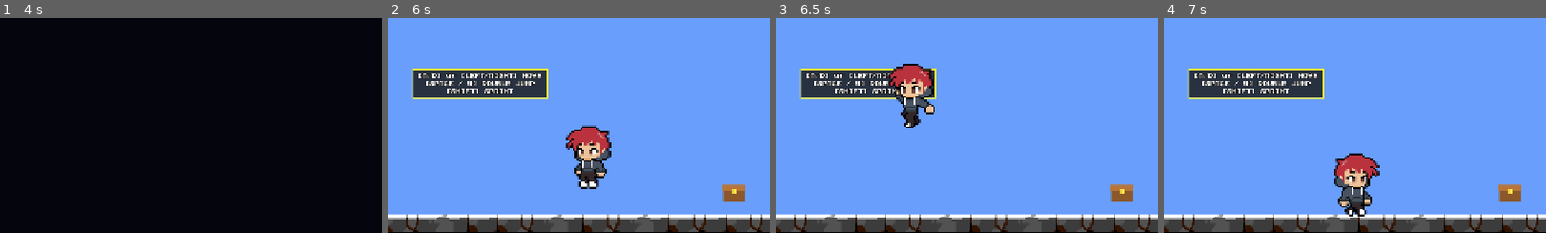
Above: before the commit, frames 1-4 (left to right).
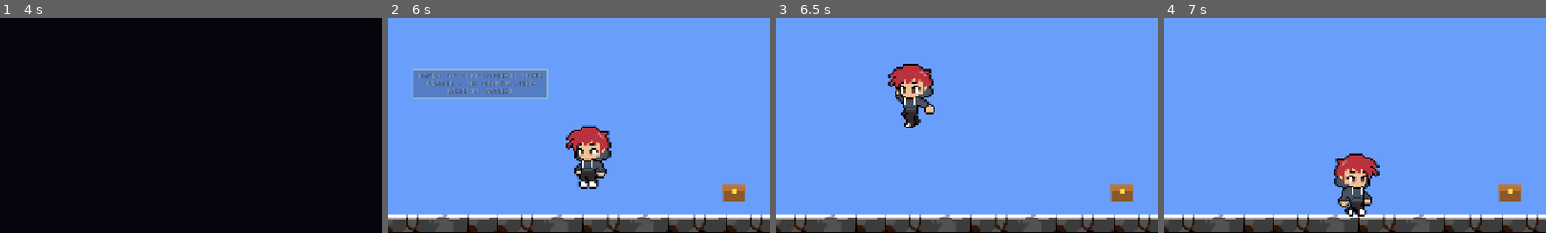
Above: after the commit, the same moments.

Repository: alijundev/no-signal-connect
Game: Godot game, scene res://scenes/main_menu.tscn
Same seed, same stepped clock (60 frames per second), same inputs: the game is played once before the commit and once after it. Sound files missing from this copy of the repository are replaced by a short silence.
Inputs (mouse positions are % of the whole screen's width and height, from its top left):
- Up to frame 1 (4 s): tap Enter (ui_accept) at 0.5 s; move the mouse to (72, 45) at 0.52 s; hold E (interact) 0.53-1.28 s; hold D (move_right) 0.53-2.03 s; click (72, 45) at 0.67 s; tap W (jump) at 0.77, 0.8, 1.07, 1.35, 1.52, 1.82, 2.3 s; move the mouse to (30, 55) at 1.27 s; tap E (interact) at 1.55 s; move the mouse to (60, 28) at 2.02 s; hold A (move_left) 2.03-2.75 s; hold E (interact) 2.03-2.75 s; click "PLAY" at 2.75 s; click "SKIP [ESC]" at 3.5 s
- Up to frame 2 (6 s): move the mouse to (45, 70) at 4.27 s; hold D (move_right) 4.28-5.78 s; tap Shift (sprint) at 4.35 s; click (45, 70) at 4.42 s; tap W (jump) at 4.52, 4.82, 5.27, 5.3, 5.57, 5.85 s; tap E (interact) at 4.55 s; move the mouse to (80, 65) at 5.02 s; hold E (interact) 5.03-5.78 s; move the mouse to (20, 35) at 5.77 s; hold A (move_left) from 5.78 s (still down)
- Up to frame 3 (6.5 s): keep holding A (move_left); tap W (jump) at 6.02, 6.32 s; tap E (interact) at 6.05 s
- Up to frame 4 (7 s): move the mouse to (55, 50) at 6.52 s; release A (move_left) at 6.53 s; hold D (move_right) from 6.53 s (still down); hold E (interact) from 6.53 s (still down); click (55, 50) at 6.67 s; tap W (jump) at 6.8 s
The pictures show only the part of the screen within x 0-50%, y 22-72%; the shares and areas given below are measured in that part.

Frame 1 is identical in both runs. In frame 2, 5.1% of the frame differs, in the area x 6-42%, y 23-38%; in frame 3, 3.7%; in frame 4, 5.1%.

Commit message:
feat: buat tutorial interaktif bertahap dengan auto-dismiss
- WorldHint kini otomatis memudar & hilang setelah aksi dipraktikkan
- Tutorial Luna bertahap: buka komputer [E] -> ketik command + [ENTER] tembak petir -> menuju exit gate
- Tutorial Allen hilang otomatis setelah bergerak/lompat & menara sinyal aktif
- Perjelas judul LaptopTerminal menjadi TYPE COMMAND & PRESS [ENTER]

Diff:
--- a/levels/stage_01/surface_01.tscn
+++ b/levels/stage_01/surface_01.tscn
@@ -269,6 +269,9 @@
 hint_text = "[A/D] or [LEFT/RIGHT] MOVE
 [SPACE / W] DOUBLE JUMP
 [SHIFT] SPRINT"
+dismiss_on_actions = PackedStringArray("move_right", "jump")
+require_all_actions = true
+dismiss_delay = 1.2
 
 [node name="TutorialObjective" type="PanelContainer" parent="."]
 offset_left = 860.0
@@ -279,3 +282,4 @@
 hint_text = "[E] OPEN CHEST / TOWER
 CONNECT SIGNAL FOR LUNA!"
 accent_color = Color(0.305882, 0.72549, 0.815686, 1)
+dismiss_on_signal_active = true
--- a/levels/stage_01/underground_01.tscn
+++ b/levels/stage_01/underground_01.tscn
@@ -393,22 +393,43 @@
 [node name="CollisionShape2D" type="CollisionShape2D" parent="FallHazard" unique_id=1043317873]
 shape = SubResource("RectangleShape2D_fall")
 
-[node name="TutorialCombat" type="PanelContainer" parent="."]
+[node name="TutorialLaptop" type="PanelContainer" parent="."]
 offset_left = 40.0
 offset_top = 185.0
 offset_right = 340.0
-offset_bottom = 255.0
+offset_bottom = 245.0
 script = ExtResource("7_hint")
 hint_text = "SIGNAL ACTIVE!
-[E] OPEN LAPTOP -> TYPE COMMAND
-[ENTER] SHOOT LIGHTNING!"
+PRESS [E] TO OPEN LAPTOP"
 accent_color = Color(0.305882, 0.72549, 0.815686, 1)
+active_screen = 1
+dismiss_on_actions = PackedStringArray("interact")
+dismiss_delay = 0.15
+next_hint = NodePath("../TutorialAttack")
+
+[node name="TutorialAttack" type="PanelContainer" parent="."]
+offset_left = 40.0
+offset_top = 185.0
+offset_right = 380.0
+offset_bottom = 245.0
+script = ExtResource("7_hint")
+hint_text = "TYPE THE COMMAND ON SCREEN
+PRESS [ENTER] TO SHOOT LIGHTNING!"
+accent_color = Color(0.984314, 0.94902, 0.211765, 1)
+active_screen = 1
+dismiss_delay = 0.5
+dismiss_on_luna_attack = true
+start_hidden = true
+next_hint = NodePath("../TutorialExit")
 
 [node name="TutorialExit" type="PanelContainer" parent="."]
-offset_left = 930.0
+offset_left = 910.0
 offset_top = 185.0
 offset_right = 1230.0
 offset_bottom = 245.0
 script = ExtResource("7_hint")
-hint_text = "DODGE TRAPS & ENEMIES!
-REACH THE EXIT GATE ->"
+hint_text = "NICE SHOT! CLEAR ENEMIES
+& REACH THE EXIT GATE ->"
+active_screen = 1
+auto_hide_seconds = 8.0
+start_hidden = true
--- a/mechanics/laptop_terminal/laptop_terminal.tscn
+++ b/mechanics/laptop_terminal/laptop_terminal.tscn
@@ -43,7 +43,7 @@
 
 [node name="TitleLabel" type="Label" parent="LaptopFrame/ScreenMargin/VBoxContainer" unique_id=786877304]
 layout_mode = 2
-text = "[ TERMINAL ACTIVE ]"
+text = "TYPE COMMAND & PRESS [ENTER]"
 horizontal_alignment = 1
 
 [node name="CommandLabel" type="Label" parent="LaptopFrame/ScreenMargin/VBoxContainer" unique_id=655743001]
--- a/scripts/ui/world_hint.gd
+++ b/scripts/ui/world_hint.gd
@@ -1,13 +1,29 @@
 class_name WorldHint
 extends PanelContainer
 ## Panel petunjuk tutorial bergaya retro di dalam dunia permainan.
+## Dapat hilang otomatis setelah pemain mempraktikkan aksi yang diajarkan.
 
 const RetroTheme = preload("res://scripts/ui/retro_theme.gd")
 
 @export_multiline var hint_text: String = ""
 @export var accent_color: Color = RetroTheme.COL_ACCENT
 
+@export_group("Auto Dismiss")
+@export var active_screen: GameBridge.Screen = GameBridge.Screen.TOP
+@export var dismiss_on_actions: PackedStringArray = PackedStringArray()
+@export var require_all_actions: bool = false
+@export var dismiss_delay: float = 0.5
+@export var dismiss_on_signal_active: bool = false
+@export var dismiss_on_luna_attack: bool = false
+@export var auto_hide_seconds: float = 0.0
+@export var start_hidden: bool = false
+@export var next_hint: NodePath = NodePath("")
+
 var _label: Label
+var _completed_actions: Dictionary = {}
+var _dismissed: bool = false
+var _dismiss_queued: bool = false
+var _elapsed_visible: float = 0.0
 
 
 func _ready() -> void:
@@ -16,7 +32,7 @@
 
 	add_theme_stylebox_override(
 		"panel",
-		RetroTheme.box(Color(RetroTheme.COL_BG, 0.84), accent_color, 2, 10, 8)
+		RetroTheme.box(Color(RetroTheme.COL_BG, 0.86), accent_color, 2, 10, 8)
 	)
 
 	_label = Label.new()
@@ -35,3 +51,96 @@
 
 	add_child(_label)
 	reset_size()
+
+	if start_hidden:
+		visible = false
+		modulate.a = 0.0
+
+	if dismiss_on_signal_active:
+		GameBridge.signal_state_changed.connect(_on_signal_state_changed)
+
+	if dismiss_on_luna_attack:
+		_connect_luna_attack.call_deferred()
+
+
+func _connect_luna_attack() -> void:
+	var parent_node: Node = get_parent()
+	if parent_node == null:
+		return
+	for child: Node in parent_node.get_children():
+		if child is Luna:
+			var luna_node: Luna = child as Luna
+			if luna_node.laptop_terminal != null:
+				luna_node.laptop_terminal.attack_succeeded.connect(_on_luna_attack_succeeded)
+			return
+
+
+func _process(delta: float) -> void:
+	if _dismissed or _dismiss_queued or not visible:
+		return
+	if GameBridge.active_screen != active_screen:
+		return
+
+	if not dismiss_on_actions.is_empty():
+		for action_name: String in dismiss_on_actions:
+			if Input.is_action_just_pressed(action_name):
+				_completed_actions[action_name] = true
+		if _check_actions_complete():
+			_queue_dismiss()
+			return
+
+	if auto_hide_seconds > 0.0:
+		_elapsed_visible += delta
+		if _elapsed_visible >= auto_hide_seconds:
+			_queue_dismiss()
+
+
+func _check_actions_complete() -> bool:
+	if require_all_actions:
+		for action_name: String in dismiss_on_actions:
+			if not _completed_actions.get(action_name, false):
+				return false
+		return true
+	return not _completed_actions.is_empty()
+
+
+func _on_signal_state_changed(is_active: bool) -> void:
+	if is_active:
+		_queue_dismiss()
+
+
+func _on_luna_attack_succeeded() -> void:
+	_queue_dismiss()
+
+
+func _queue_dismiss() -> void:
+	if _dismissed or _dismiss_queued:
+		return
+	_dismiss_queued = true
+	if dismiss_delay > 0.0:
+		get_tree().create_timer(dismiss_delay).timeout.connect(dismiss)
+	else:
+		dismiss()
+
+
+func reveal() -> void:
+	if _dismissed:
+		return
+	visible = true
+	modulate.a = 0.0
+	var tw: Tween = create_tween()
+	tw.tween_property(self, "modulate:a", 1.0, 0.35)
+
+
+func dismiss() -> void:
+	if _dismissed:
+		return
+	_dismissed = true
+	if not next_hint.is_empty():
+		var next_node: Node = get_node_or_null(next_hint)
+		if next_node is WorldHint:
+			(next_node as WorldHint).reveal()
+
+	var tw: Tween = create_tween()
+	tw.tween_property(self, "modulate:a", 0.0, 0.4)
+	tw.tween_callback(queue_free)
